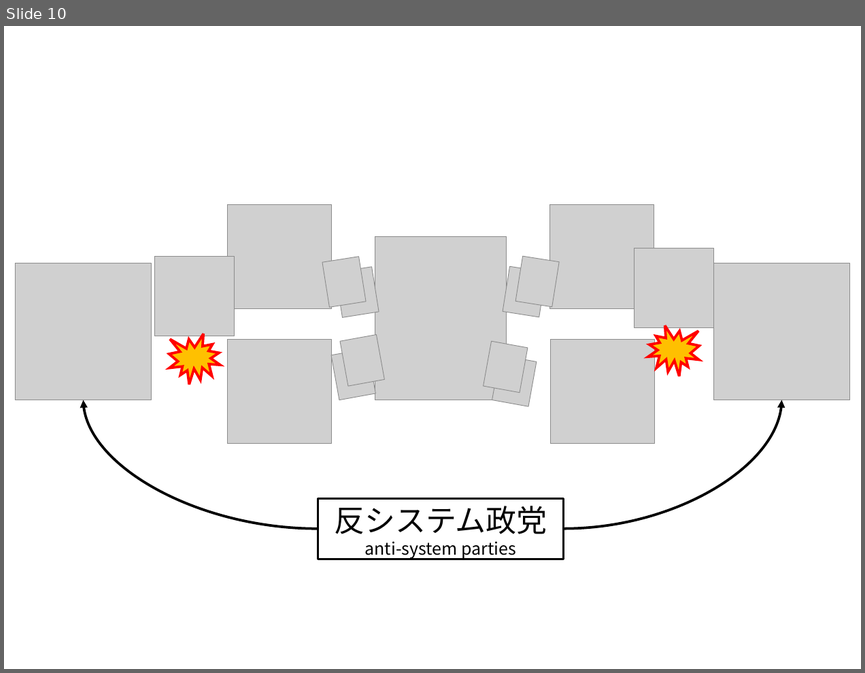
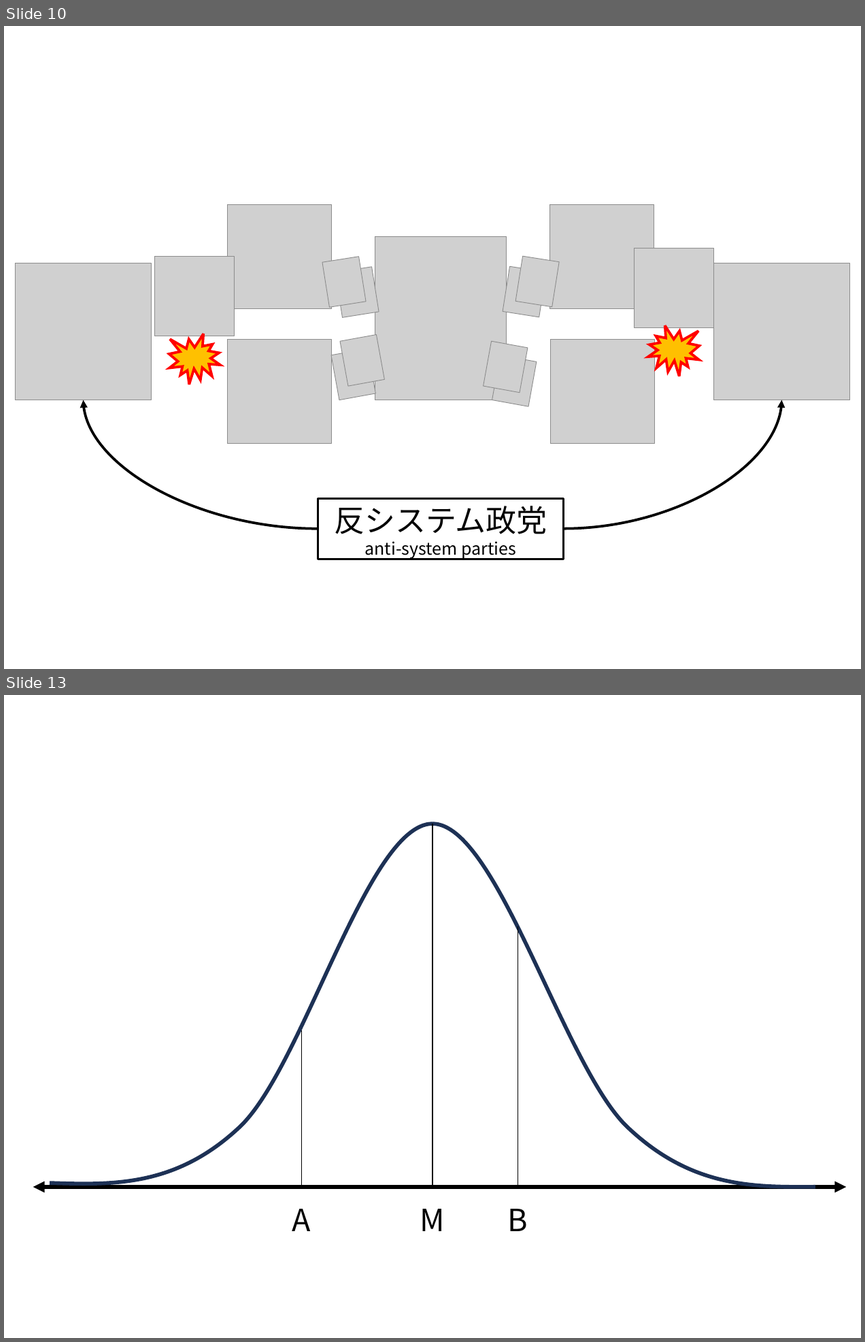
Before and after one commit to junpei-suzuki/PP-2026-Komazawa, a slide deck: figs/DIYfigures_pp.pptx. Shown one above the other, each under a label of ours: slide 10 before the commit, slides 10 and 13 after it; the slides between them are not shown. The pictures are 865x673 and 865x1342 pixels, drawn with LibreOffice and Linux fonts; fonts in the diff are those of the drawing; grey boxes stand for pictures. Boxes give left, top, right and bottom in pixels: in the first picture for what was removed or moved away, otherwise in the second. Text is boxed around its words. In the diff, an @@ line names an element or a change of style, - is before the commit and + after.

```diff
--- a/figs/DIYfigures_pp.pptx
+++ b/figs/DIYfigures_pp.pptx
@@ slide 13 added at (4,695,861,1338), background #FFFFFF @@
@@ group added at (33,824,846,1231): 3 lines, 3 texts, 1 double arrow, 1 freeform shape @@
+M
+A
+B
```
Also in this commit, not shown: 3 other slides added, 24 other files.
